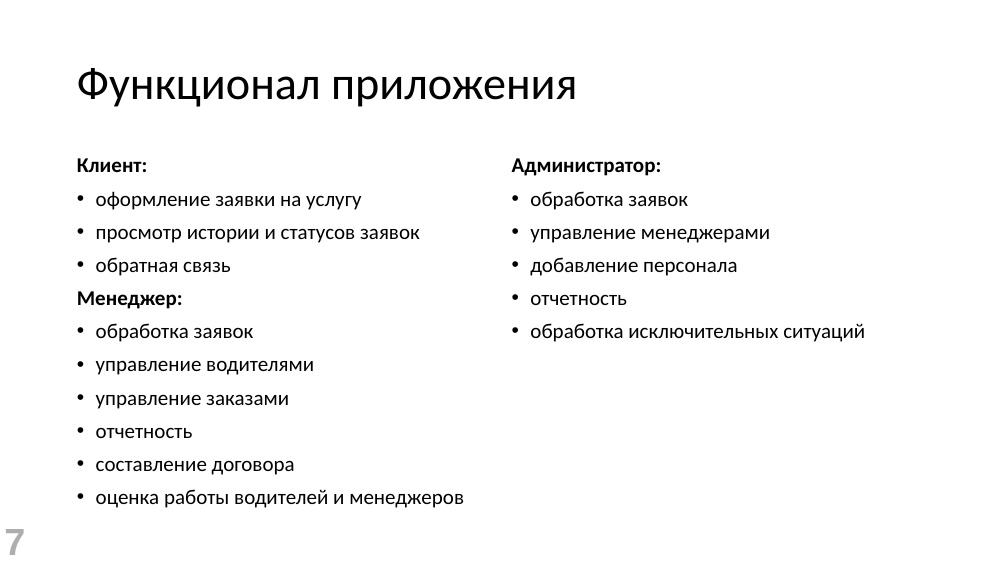
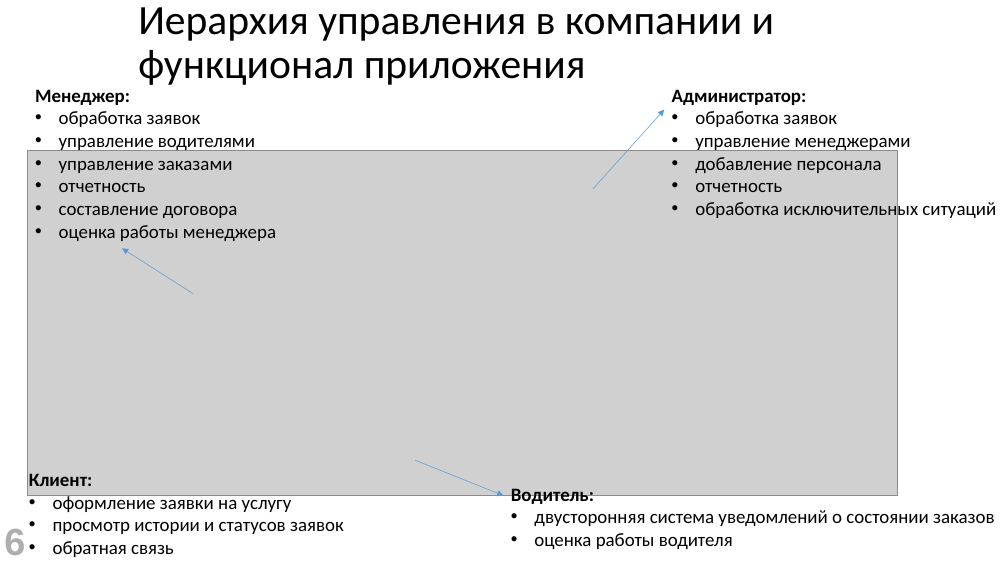
Before and after one commit to gromov-nikita/diplomHUB, a slide deck: slide 6 of diplom v2.0/doc/Презентация.pptx (slide 7 before the commit). Drawn at 1008x567 pixels with LibreOffice and Linux fonts; fonts in the diff are those of the drawing; grey boxes stand for pictures. Boxes give left, top, right and bottom in pixels: in the first picture for what was removed or moved away, otherwise in the second. Text is boxed around its words. In the diff, an @@ line names an element or a change of style, - is before the commit and + after.

```diff
--- a/diplom v2.0/doc/Презентация.pptx
+++ b/diplom v2.0/doc/Презентация.pptx
@@ title at (138,7,774,85): text changed; size 44 to 39.6 pt @@
-Функционал приложения
+Иерархия управления в компании и функционал приложения
@@ text added at (35,89,276,241), 18 pt, text #000000 @@
+Менеджер:
+• обработка заявок
+• управление водителями
+• управление заказами
+• отчетность
+• составление договора
+• оценка работы менеджера
@@ text "Администратор:": place and size @@
-text "Администратор:" at (512,158,865,342)
+text "Администратор:" at (672,89,996,220)
@@ text "Администратор:" at (672,89,996,220): size 20 to 18 pt; indent changed; line spacing 0.9 to 1; less space between paragraphs @@
@@ arrow added from (593, 189) to (665, 110), #5B9BD5 0.5 pt @@
@@ picture added at (28,150,898,495) @@
@@ text removed at (77,158,464,508) @@
-Клиент:
-• оформление заявки на услугу
-• просмотр истории и статусов заявок
-• обратная связь
-Менеджер:
-• обработка заявок
-• управление водителями
-• управление заказами
-• отчетность
-• составление договора
-• оценка работы водителей и менеджеров
@@ arrow added from (194, 293) to (122, 248), #5B9BD5 0.5 pt @@
@@ text added at (29,473,344,557), 18 pt, text #000000 @@
+Клиент:
+• оформление заявки на услугу
+• просмотр истории и статусов заявок
+• обратная связь
@@ arrow added from (415, 461) to (504, 496), #5B9BD5 0.5 pt @@
@@ text added at (511,488,995,549), 18 pt, text #000000 @@
+Водитель:
+• двусторонняя система уведомлений о состоянии заказов
+• оценка работы водителя
@@ page number at (4,529,25,555): text changed @@
-7
+6
```
Also in this commit, not shown: 4 slides added, 1 slide removed, 2 other files.
